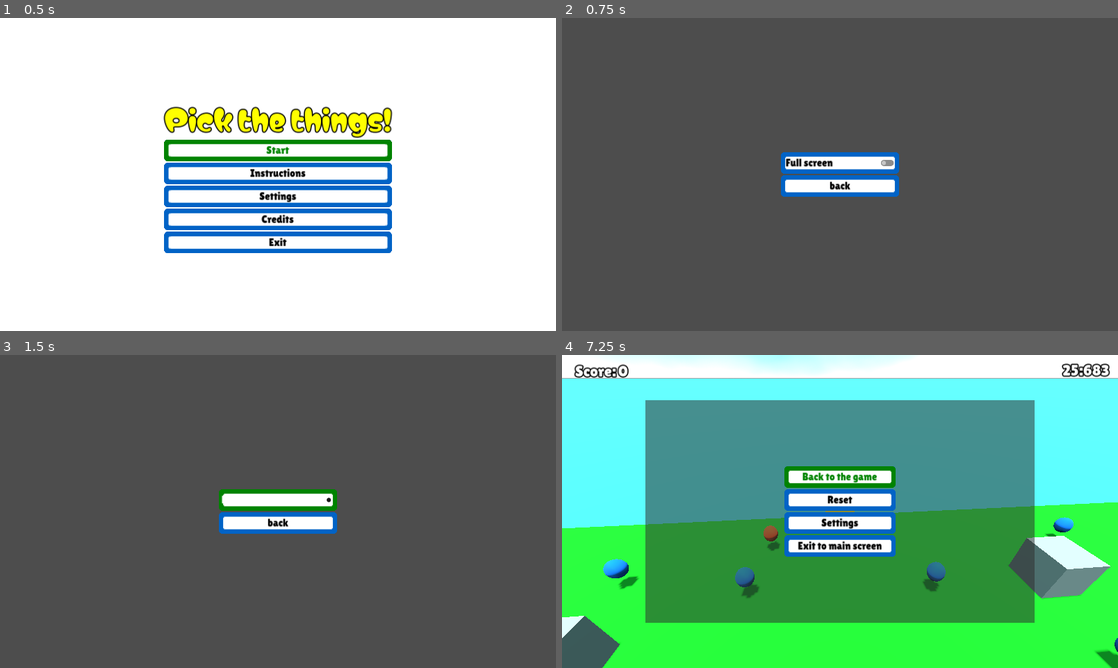
Above: before the commit, frames 1-4 (two rows, left to right).
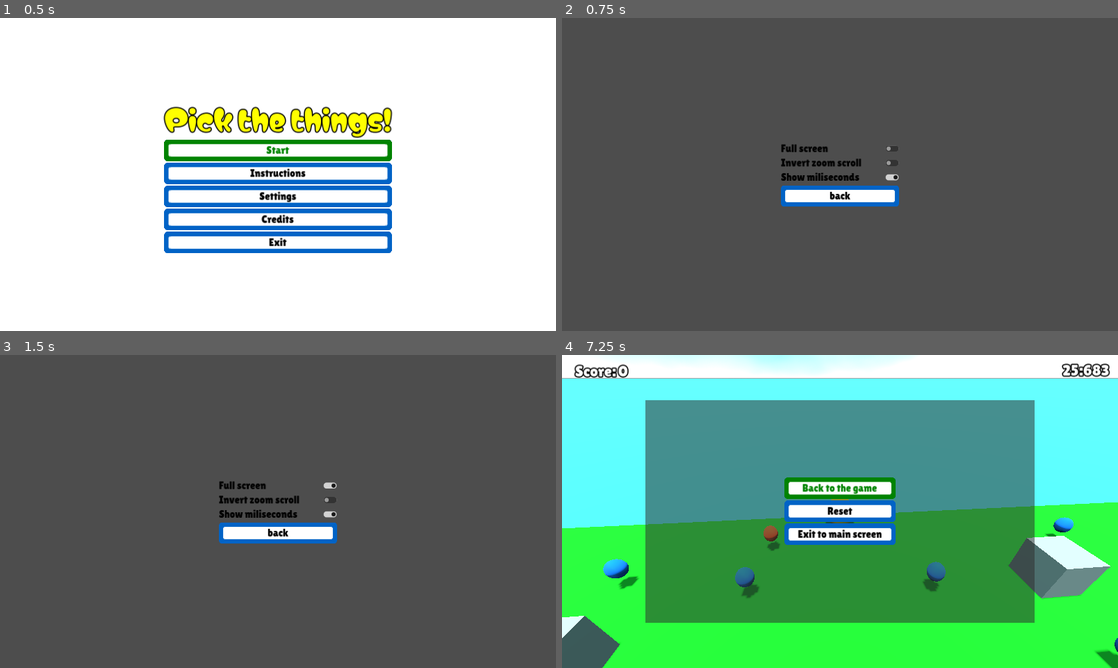
Above: after the commit, the same moments.

Repository: tfcb93/pick-up-the-things
Game: Godot game, scene res://Scenes/Start_screen.tscn
The game is run twice, just before and just after one commit, with the same random seed, the same clock (stepped at 60 frames per second) and the same inputs.
Inputs (mouse positions are in pixels of both pictures, inside the frame that each line leads up to):
- Up to frame 1 (0.5 s): no input
- Up to frame 2 (0.75 s): click "Settings" at 0.5 s
- Up to frame 3 (1.5 s): click "Full screen" at 1.25 s
- Up to frame 4 (7.25 s): click "back" at 2 s; click "Start" at 2.75 s; move the mouse to (867, 511) at 3.52 s; hold Up (move_forward) from 3.53 s (still down); move the mouse to (812, 511) at 4.27 s; move the mouse to (851, 505) at 5.02 s; move the mouse to (834, 517) at 5.77 s; move the mouse to (878, 514) at 6.52 s; tap P (pause) at 7.15 s

Frame 1 is identical in both runs. In frame 2, 3.5% of the frame differs, in the area x 39-61%, y 40-61%; in frame 3, 3.6%; in frame 4, 5.4%, in the area x 40-60%, y 35-65%.

Commit message:
Changes menus and settings; Includes setttings for mouse scroll and milliseconds

Diff:
--- a/Resources/pick_things_theme_1.tres
+++ b/Resources/pick_things_theme_1.tres
@@ -35,6 +35,18 @@
 texture_margin_right = 11.0
 texture_margin_bottom = 10.0
 
+[sub_resource type="StyleBoxTexture" id="StyleBoxTexture_j61mh"]
+
+[sub_resource type="StyleBoxTexture" id="StyleBoxTexture_awjfi"]
+
+[sub_resource type="StyleBoxTexture" id="StyleBoxTexture_30c1o"]
+
+[sub_resource type="StyleBoxTexture" id="StyleBoxTexture_0i1vx"]
+
+[sub_resource type="StyleBoxTexture" id="StyleBoxTexture_id1q4"]
+
+[sub_resource type="StyleBoxTexture" id="StyleBoxTexture_ca2iu"]
+
 [resource]
 BigLabel/base_type = &"Label"
 BigLabel/font_sizes/font_size = 64
@@ -48,5 +60,16 @@
 Button/styles/focus = SubResource("StyleBoxTexture_fvgld")
 Button/styles/hover = SubResource("StyleBoxTexture_j87c3")
 Button/styles/normal = SubResource("StyleBoxTexture_cmsm7")
+CheckButton/colors/font_color = Color(0, 0, 0, 1)
+CheckButton/colors/font_focus_color = Color(0, 0, 0, 1)
+CheckButton/colors/font_hover_color = Color(0, 0, 0, 1)
+CheckButton/colors/font_hover_pressed_color = Color(0, 0, 0, 1)
+CheckButton/colors/font_pressed_color = Color(0, 0, 0, 1)
+CheckButton/styles/disabled = SubResource("StyleBoxTexture_j61mh")
+CheckButton/styles/focus = SubResource("StyleBoxTexture_awjfi")
+CheckButton/styles/hover = SubResource("StyleBoxTexture_30c1o")
+CheckButton/styles/hover_pressed = SubResource("StyleBoxTexture_0i1vx")
+CheckButton/styles/normal = SubResource("StyleBoxTexture_id1q4")
+CheckButton/styles/pressed = SubResource("StyleBoxTexture_ca2iu")
 Label/font_sizes/font_size = 36
 Label/fonts/font = ExtResource("1_wtf4s")
--- a/Scenes/Pause_menu.tscn
+++ b/Scenes/Pause_menu.tscn
@@ -36,18 +36,20 @@
 
 [node name="Back" type="Button" parent="VBoxContainer"]
 layout_mode = 2
+focus_neighbor_top = NodePath("../Exit")
+focus_neighbor_bottom = NodePath("../Reset")
 text = "Back to the game"
 
 [node name="Reset" type="Button" parent="VBoxContainer"]
 layout_mode = 2
+focus_neighbor_top = NodePath("../Back")
+focus_neighbor_bottom = NodePath("../Exit")
 text = "Reset"
-
-[node name="Settings" type="Button" parent="VBoxContainer"]
-layout_mode = 2
-text = "Settings"
 
 [node name="Exit" type="Button" parent="VBoxContainer"]
 layout_mode = 2
+focus_neighbor_top = NodePath("../Reset")
+focus_neighbor_bottom = NodePath("../Back")
 text = "Exit to main screen"
 
 [connection signal="pressed" from="VBoxContainer/Back" to="." method="_on_back_pressed"]
--- a/Scenes/Settings.tscn
+++ b/Scenes/Settings.tscn
@@ -18,28 +18,25 @@
 grow_horizontal = 2
 grow_vertical = 2
 
-[node name="CheckButton" type="CheckButton" parent="VBoxContainer"]
+[node name="fullscreen" type="CheckButton" parent="VBoxContainer"]
 layout_mode = 2
 text = "Full screen"
 
-[node name="HBoxContainer" type="HBoxContainer" parent="VBoxContainer"]
-visible = false
+[node name="invert_scroll" type="CheckButton" parent="VBoxContainer"]
 layout_mode = 2
-theme_override_constants/separation = 107
+text = "Invert zoom scroll"
 
-[node name="Label" type="Label" parent="VBoxContainer/HBoxContainer"]
+[node name="show_mili" type="CheckButton" parent="VBoxContainer"]
 layout_mode = 2
-text = "Volume"
-
-[node name="HSlider" type="HSlider" parent="VBoxContainer/HBoxContainer"]
-custom_minimum_size = Vector2(100, 0)
-layout_direction = 3
-layout_mode = 2
-size_flags_vertical = 4
+button_pressed = true
+text = "Show miliseconds
+"
 
 [node name="Button" type="Button" parent="VBoxContainer"]
 layout_mode = 2
 text = "back"
 
-[connection signal="toggled" from="VBoxContainer/CheckButton" to="." method="_on_check_button_toggled"]
+[connection signal="toggled" from="VBoxContainer/fullscreen" to="." method="_on_check_button_toggled"]
+[connection signal="toggled" from="VBoxContainer/invert_scroll" to="." method="_on_invert_scroll_toggled"]
+[connection signal="toggled" from="VBoxContainer/show_mili" to="." method="_on_show_mili_toggled"]
 [connection signal="pressed" from="VBoxContainer/Button" to="." method="_on_button_pressed"]
--- a/Scenes/UI.tscn
+++ b/Scenes/UI.tscn
@@ -51,5 +51,4 @@
 
 [node name="Text - Timer" type="Label" parent="HBoxContainer2"]
 layout_mode = 2
-text = "00:000"
 label_settings = SubResource("LabelSettings_4t7gm")
--- a/Scripts/CameraPivot.gd
+++ b/Scripts/CameraPivot.gd
@@ -11,12 +11,17 @@
 func _ready() -> void:
 	# this is necessary, otherwise the camera will move
 	set_as_top_level(true);
+	invert_wheel_movement = globals.is_scroll_inverted;
+	events.connect("invert_mouse", _on_mouse_inverted);
 
 func _process(_delta: float) -> void:
 	if (not globals.time_is_out and not globals.game_is_stop):
 		_camera_movement();
 	else:
 		game_stop_camera();
+
+func _on_mouse_inverted(is_inverted: bool) -> void:
+	invert_wheel_movement = is_inverted;
 
 func _unhandled_input(event: InputEvent) -> void:
 	if (not globals.game_is_stop):
--- a/Scripts/Events.gd
+++ b/Scripts/Events.gd
@@ -17,3 +17,6 @@
 
 signal is_paused;
 signal is_unpaused;
+
+
+signal invert_mouse(is_inverted: bool);
--- a/Scripts/Settings.gd
+++ b/Scripts/Settings.gd
@@ -1,12 +1,32 @@
 extends CanvasLayer;
+
+@onready var fullscreen_toggle := $VBoxContainer/fullscreen;
+@onready var scroll_toggle := $VBoxContainer/invert_scroll;
+@onready var millisec_toggle := $VBoxContainer/show_mili;
+
+func _ready() -> void:
+	fullscreen_toggle.button_pressed = globals.is_game_in_fullscreen;
+	scroll_toggle.button_pressed = globals.is_scroll_inverted
+	millisec_toggle.button_pressed = globals.is_showing_miliseconds
 
 func _on_check_button_toggled(toggled_on: bool) -> void:
 	if (toggled_on):
 		DisplayServer.window_set_mode(DisplayServer.WINDOW_MODE_FULLSCREEN);
+		globals.is_game_in_fullscreen = true;
 	else:
 		DisplayServer.window_set_mode(DisplayServer.WINDOW_MODE_WINDOWED);
+		globals.is_game_in_fullscreen = false;
 
 
 func _on_button_pressed() -> void:
 	# as a test
 	get_tree().change_scene_to_file("res://Scenes/Start_screen.tscn");
+
+
+func _on_invert_scroll_toggled(toggled_on: bool) -> void:
+	globals.is_scroll_inverted = toggled_on;
+	events.emit_signal("invert_mouse", toggled_on);
+
+
+func _on_show_mili_toggled(toggled_on: bool) -> void:
+	globals.is_showing_miliseconds = toggled_on;
--- a/Scripts/UI.gd
+++ b/Scripts/UI.gd
@@ -11,6 +11,7 @@
 	events.connect("game_stop", _on_game_stop);
 	runTimer.timeout.connect(game_stop);
 
+
 func _process(_delta: float) -> void:
 	if (not runTimer.is_stopped()):
 		set_timer_text();
@@ -21,15 +22,17 @@
 	scoreLabel.text = str(player_globals.score);
 
 
-# Eu também acho que não deveria começar o timer por aqui, mas sim por outra fonte. Aqui deveria só mostrar o tempo
-# Eu posso olhar o exemplo inicial do godot para ver como ele cuida do tempo, pois ficar enviando sinal toda vez que o tempo muda é ruim
+# Maybe starting the timer in the UI is not good, but for now it is what it is
 func start_timer() -> void:
 	runTimer.start(globals.game_time);
 	globals.time_is_out = false;
 	scoreLabel.text = str(player_globals.score);
 
 func game_stop() -> void:
-	timerLabel.text = "0:000"; # Yeah yeah, I know...
+	if (globals.is_showing_miliseconds):
+		timerLabel.text = "0:000"; # I need to do that otherwise the time can stop in a strange way
+	else:
+		timerLabel.text = "00";
 	runTimer.stop();
 	globals.time_is_out = true;
 	events.emit_signal("timer_end");
@@ -38,8 +41,11 @@
 	runTimer.stop();
 
 func set_timer_text() -> void:
-	timerLabel.text = "%1.3f" % runTimer.time_left;
-	timerLabel.text = timerLabel.text.replace(".",":");
+	if (globals.is_showing_miliseconds):
+		timerLabel.text = "%1.3f" % runTimer.time_left;
+		timerLabel.text = timerLabel.text.replace(".",":");
+	else:
+		timerLabel.text = "%2d" % runTimer.time_left;
 
 func _on_add_time(additionalTime) -> void:
 	runTimer.start(runTimer.time_left + additionalTime);
--- a/Scripts/WorldGlobals.gd
+++ b/Scripts/WorldGlobals.gd
@@ -9,3 +9,8 @@
 var time_is_out := false;
 var game_time := game_initial_time;
 var game_is_stop := false;
+
+# settings
+var is_game_in_fullscreen := false;
+var is_scroll_inverted := false;
+var is_showing_miliseconds := true;
Not shown: 1 places in Resources/pick_things_theme_1.tres that only renumber resources
